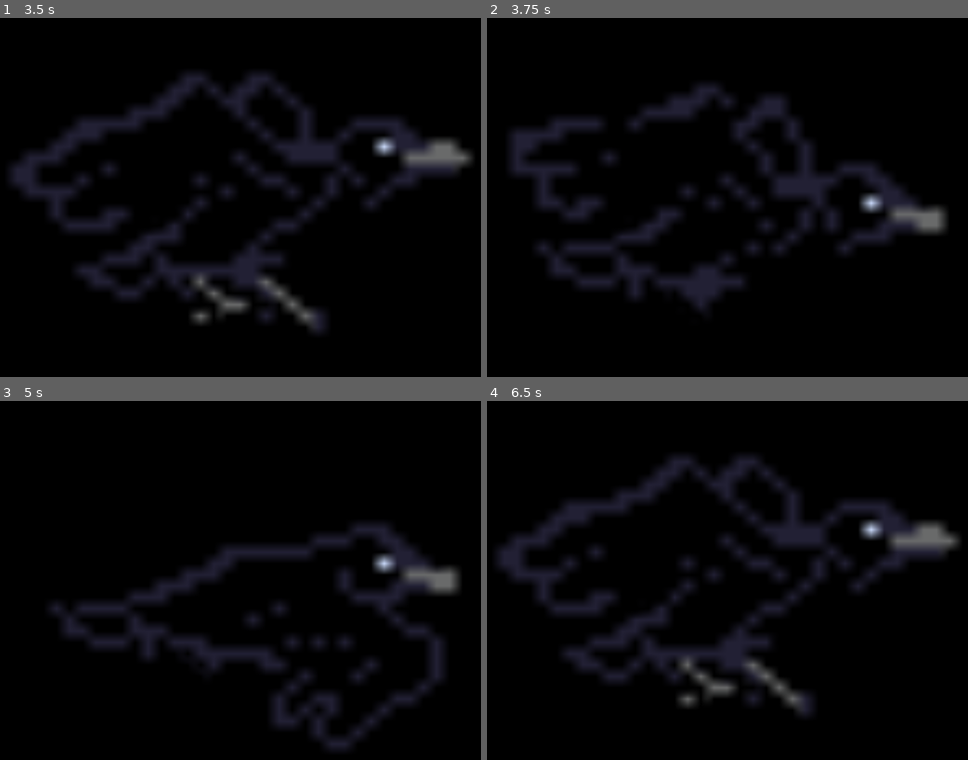
Above: before the commit, frames 1-4 (two rows, left to right).
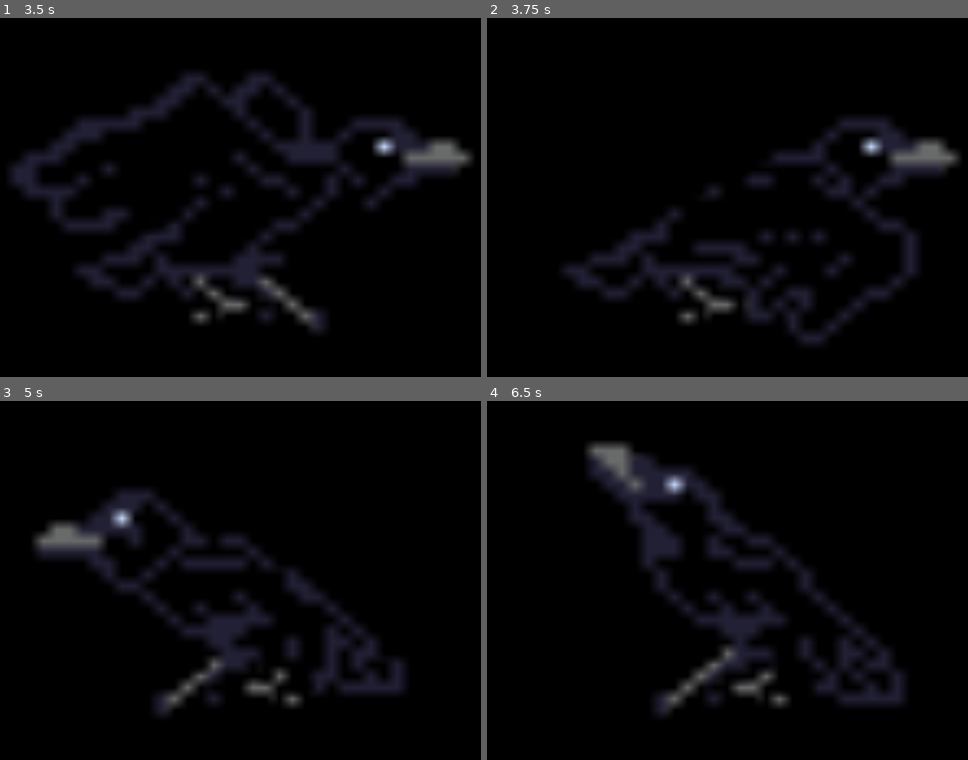
Above: after the commit, the same moments.

Repository: LiliesInLakes/pc-companion
Game: Godot game, scene res://scene1.tscn
Same seed, same stepped clock (60 frames per second), same inputs: the game is played once before the commit and once after it.
Inputs (mouse positions are in pixels of both pictures, inside the frame that each line leads up to):
- Up to frame 1 (3.5 s): tap Enter at 0.5 s; drag from (230, 183) to (322, 53) at 0.52 s; drag from (96, 258) to (230, 183) at 1.27 s; move the mouse to (322, 53) at 2.02 s; hold Right 2.03-2.75 s; tap Alt at 2.1 s; drag from (206, 369) to (19, 107) at 2.77 s
- Up to frame 2 (3.75 s): move the mouse to (958, 333) at 3.52 s; hold Left from 3.53 s (still down); tap Alt at 3.6 s
- Up to frame 3 (5 s): release Left at 4.25 s; drag from (19, 490) to (230, 566) at 4.27 s
- Up to frame 4 (6.5 s): move the mouse to (770, 602) at 5.02 s; hold Down 5.03-5.75 s; tap Alt at 5.1 s; click (770, 602) at 5.17 s; drag from (621, 415) to (583, 641) at 5.77 s

Frame 1 is identical in both runs. In frame 2, 16% of the frame differs, in the area x 4-99%, y 18-91%; in frame 3, 17%; in frame 4, 20%, in the area x 2-99%, y 11-88%.

Commit message:
added random walk feature also

Diff:
--- a/scene1.tscn
+++ b/scene1.tscn
@@ -191,7 +191,6 @@
 [node name="AnimatedSprite2D" type="AnimatedSprite2D" parent="." unique_id=707388316]
 scale = Vector2(3.48, 3)
 sprite_frames = SubResource("SpriteFrames_m2sqd")
-animation = &"idle"
 
 [node name="Area2D" type="Area2D" parent="." unique_id=1906567509]
 
--- a/whtvr.gd
+++ b/whtvr.gd
@@ -8,7 +8,7 @@
 var is_idling = false
 var is_dragging = false
 var drag_offset = Vector2()
-
+var is_walking = false
 
 @onready var animated_sprite: AnimatedSprite2D = $AnimatedSprite2D
 @onready var area = $Area2D
@@ -30,11 +30,18 @@
 	area.input_event.connect(_on_area_input)
 
 func maybe_idle():
+
 	if(randf() <0.3):
 		is_idling = true
 		idle_timer = 2
 		animated_sprite.play("idle")
 		speed = 0
+	elif(randf() < 0.6):
+		is_walking = true
+		animated_sprite.play("default")
+		speed = 300
+		direction.y = 0
+
 func _physics_process(delta: float) -> void:
 	if is_dragging:
 		var mouse_pos = Vector2(DisplayServer.mouse_get_position())
@@ -50,11 +57,15 @@
 		return
 	var window_pos = Vector2(DisplayServer.window_get_position())
 	if window_pos.x <= 0 or window_pos.x >= screen_size.x - window_size.x:
+		if(is_walking):
+			animated_sprite.play("fly")
 		direction.x = 1 if window_pos.x <= 0 else -1
 		direction.y = [-1, 0, 1].pick_random()
 		maybe_idle()
 	if window_pos.y <= 0 or window_pos.y >= screen_size.y - window_size.y:
 		direction.y = 1 if window_pos.y <= 0 else -1
+		if(is_walking):
+			animated_sprite.play("fly")
 		maybe_idle()
 		direction.x = [-1, 0, 1].pick_random()
 	if direction.x != 0:
